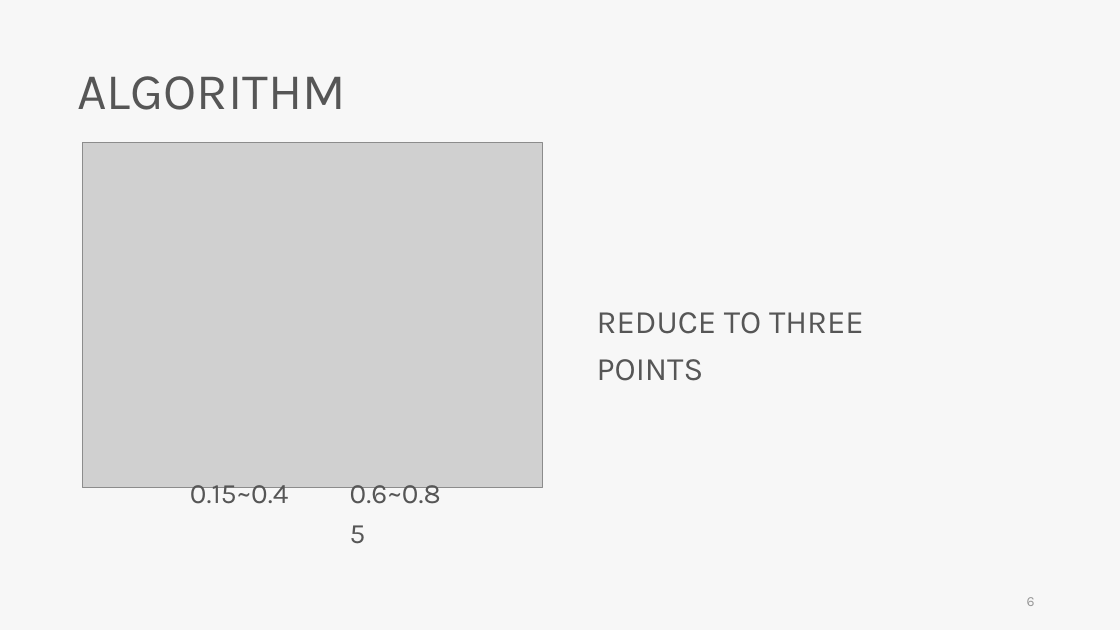
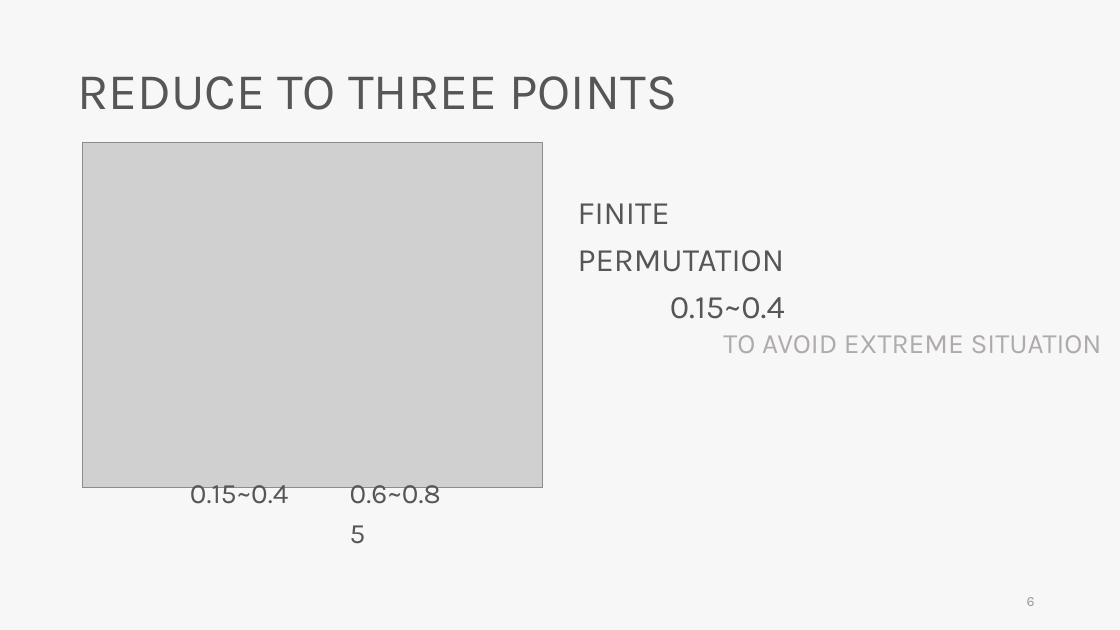
Before and after one commit to skyran1278/VbaProject, a slide deck: slide 6 of 20180126_SmartSplice/20180920_Meeting/20180920 Meeting.pptx. Drawn at 1120x630 pixels with LibreOffice and Linux fonts; fonts in the diff are those of the drawing; grey boxes stand for pictures. Boxes give left, top, right and bottom in pixels: in the first picture for what was removed or moved away, otherwise in the second. Text is boxed around its words. In the diff, an @@ line names an element or a change of style, - is before the commit and + after.

```diff
--- a/20180126_SmartSplice/20180920_Meeting/20180920 Meeting.pptx
+++ b/20180126_SmartSplice/20180920_Meeting/20180920 Meeting.pptx
@@ text "REDUCE TO THREE POINTS": place and size @@
-text "REDUCE TO THREE POINTS" at box(597, 312, 864, 381)
+text "REDUCE TO THREE POINTS" at box(77, 76, 677, 110)
@@ text "REDUCE TO THREE POINTS" at box(77, 76, 677, 110): size 28 to 44 pt; line spacing 1.2 to 0.9; more space between paragraphs @@
@@ text removed at box(77, 76, 346, 110) @@
-ALGORITHM
@@ text added at box(578, 203, 785, 272), 28 pt, text #565656 @@
+FINITE PERMUTATION
@@ text added at box(670, 297, 785, 319), 28 pt, text #565656 @@
+0.15~0.4
@@ text added at box(723, 335, 1102, 353), 24 pt, text #AFABAB @@
+TO AVOID EXTREME SITUATION
```
Also in this commit, not shown: 1 other file.
